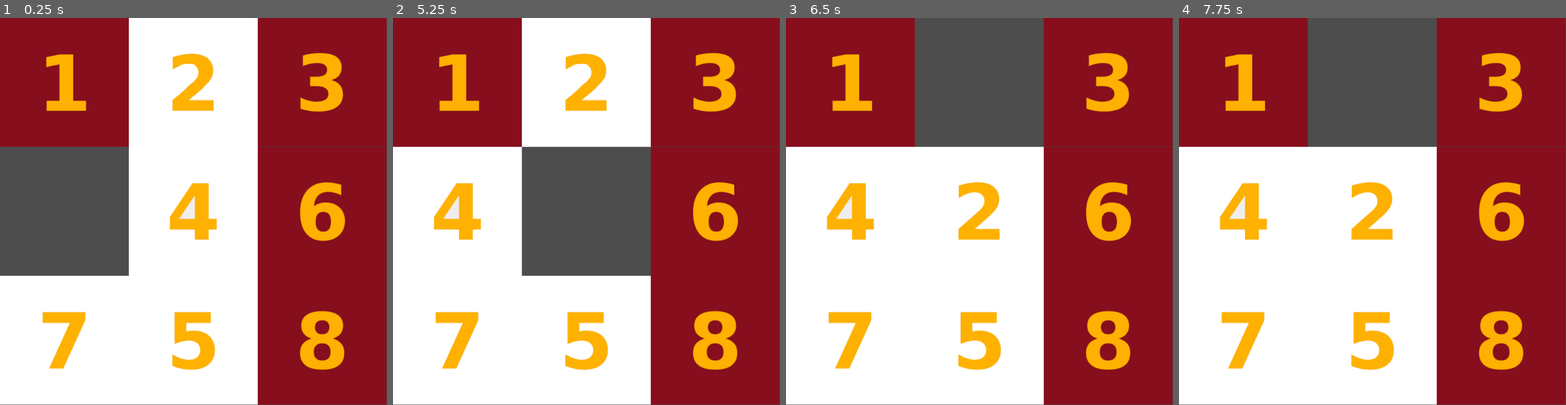
Above: before the commit, frames 1-4 (left to right).
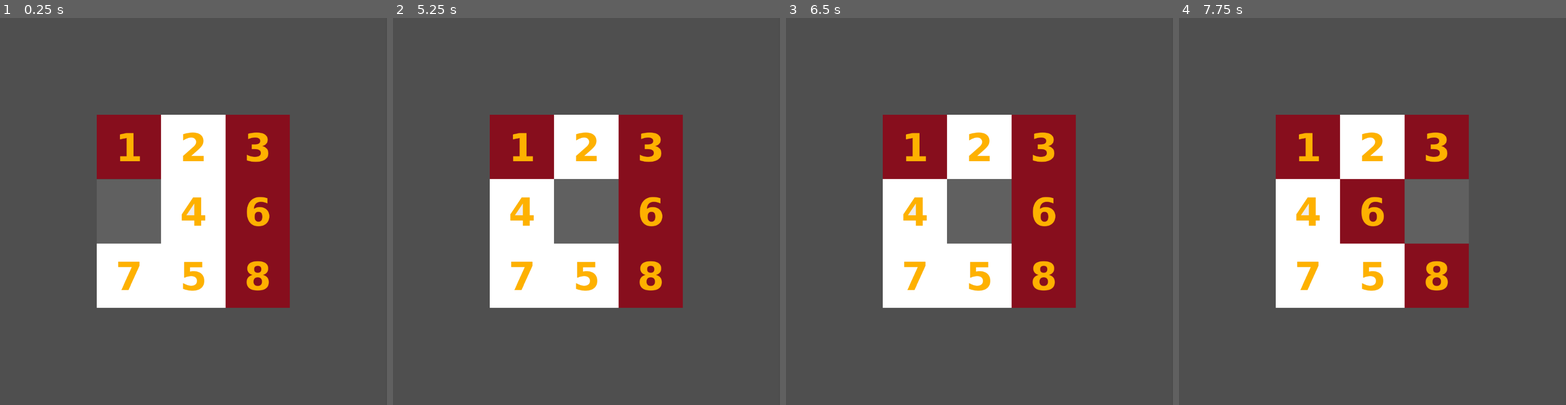
Above: after the commit, the same moments.

Repository: UMKC-GDT/Team2sprint
Game: Godot game, scene res://Minigame_scenes/Puzzle_Slider_Minigame/puzzle_slider.tscn
The game is run twice, just before and just after one commit, with the same random seed, the same clock (stepped at 60 frames per second) and the same inputs. This scene is started directly instead of the project's main scene.
Inputs (mouse positions are in pixels of both pictures, inside the frame that each line leads up to):
- Up to frame 1 (0.25 s): no input
- Up to frame 2 (5.25 s): tap Enter at 0.5, 2, 3.5 s; press the mouse at (586, 211) at 0.53 s; hold Right (move_right) 0.53-1.28 s; tap Space at 1.25, 2.75, 4.25 s; move the mouse to (509, 230) at 1.27 s; release the mouse at (509, 230) at 1.28 s; hold Down (move_down) 1.28-2.03 s; click (509, 230) at 1.35 s; move the mouse to (625, 126) at 2.02 s; press the mouse at (625, 126) at 2.03 s; hold Right (move_right) 2.03-2.78 s; move the mouse to (567, 288) at 2.77 s; release the mouse at (567, 288) at 2.78 s; hold W (move_up) 2.78-3.53 s; click (567, 288) at 2.85 s; move the mouse to (702, 269) at 3.52 s; press the mouse at (702, 269) at 3.53 s; hold Left (move_left) 3.53-5.03 s; move the mouse to (470, 153) at 4.27 s; release the mouse at (470, 153) at 4.28 s; click (470, 153) at 4.35 s; move the mouse to (605, 211) at 5.02 s; press the mouse at (605, 211) at 5.03 s; hold Down (move_down) from 5.03 s (still down)
- Up to frame 3 (6.5 s): move the mouse to (921, 114) at 5.77 s; release Down (move_down) at 5.78 s; release the mouse at (921, 114) at 5.78 s; hold Right (move_right) from 5.78 s (still down); click (921, 114) at 5.85 s
- Up to frame 4 (7.75 s): move the mouse to (1457, 192) at 6.52 s; release Right (move_right) at 6.53 s; press the mouse at (1457, 192) at 6.53 s; hold W (move_up) 6.53-7.28 s; move the mouse to (1295, 230) at 7.27 s; release the mouse at (1295, 230) at 7.28 s; hold Right (move_right) from 7.28 s (still down); click (1295, 230) at 7.35 s

The runs differ from the first frame. In frame 1, 77% of the frame differs, in the area x 0-100%, y 0-100%; in frame 2, 87%; in frame 3, 78%; in frame 4, 80%.

Commit message:
added the minigame

Diff:
--- a/Minigame_scenes/Puzzle_Slider_Minigame/puzzle_slider.gd
+++ b/Minigame_scenes/Puzzle_Slider_Minigame/puzzle_slider.gd
@@ -5,17 +5,16 @@
 var mouse = false
 
 const GRID_SIZE = 3
-const TILE_SIZE = 333.333333
-
+const TILE_SIZE = 166.665
+const PUZZLE_OFFSET = 250.0
 
 @onready var winning_screen: Sprite2D = $Winning_Screen
 
-
 func _ready():
+	$ColorRect.mouse_filter = Control.MOUSE_FILTER_IGNORE
 	start_game()
 
 func start_game():
-
 	winning_screen.visible = false
 
 	tiles = [
@@ -32,8 +31,6 @@
 
 	solved = tiles.duplicate()
 	shuffle_tiles()
-
-
 
 func shuffle_tiles():
 	var board_1 = [
@@ -67,8 +64,7 @@
 		board_4
 	]
 
-	var selected_board = boards[randi() % 4]
-
+	var selected_board = boards[randi() % boards.size()]
 	var original_positions = []
 
 	for tile in tiles:
@@ -78,70 +74,57 @@
 		var tile_number = selected_board[i]
 		tiles[i] = get_node("Tile" + str(tile_number))
 
-		var rows = i / GRID_SIZE
-		var cols = i % GRID_SIZE
-
-		var original_index = rows * GRID_SIZE + cols
+		var row = i / GRID_SIZE
+		var col = i % GRID_SIZE
+		var original_index = row * GRID_SIZE + col
 
 		tiles[i].position = original_positions[original_index]
 
-
-func _process(delta):
-	if Input.is_mouse_button_pressed(MOUSE_BUTTON_LEFT) and mouse:
-		var mouse_copy = mouse
+func _process(_delta):
+	if mouse:
+		var mouse_position = mouse
 		mouse = false
 
-		var rows = int(mouse_copy.position.y / TILE_SIZE)
-		var cols = int(mouse_copy.position.x / TILE_SIZE)
+		var local_x = mouse_position.x - PUZZLE_OFFSET
+		var local_y = mouse_position.y - PUZZLE_OFFSET
 
-		check_neighbours(rows, cols)
+		if local_x < 0 or local_x >= TILE_SIZE * GRID_SIZE:
+			return
+
+		if local_y < 0 or local_y >= TILE_SIZE * GRID_SIZE:
+			return
+
+		var row = int(local_y / TILE_SIZE)
+		var col = int(local_x / TILE_SIZE)
+
+		check_neighbours(row, col)
 
 		if tiles == solved:
 			winning_screen.visible = true
 			print("You win!")
 
+func check_neighbours(row, col):
+	var pos = row * GRID_SIZE + col
 
-func check_neighbours(rows, cols):
-	var empty = false
-	var done = false
+	if row < GRID_SIZE - 1:
+		if find_empty(pos + GRID_SIZE, pos):
+			return
 
-	var pos = rows * GRID_SIZE + cols
+	if row > 0:
+		if find_empty(pos - GRID_SIZE, pos):
+			return
 
-	while !empty and !done:
-		var new_pos = tiles[pos].position
+	if col < GRID_SIZE - 1:
+		if find_empty(pos + 1, pos):
+			return
 
-		# Down
-		if rows < GRID_SIZE - 1:
-			new_pos.y += TILE_SIZE
-			empty = find_empty(new_pos, pos)
-			new_pos.y -= TILE_SIZE
+	if col > 0:
+		if find_empty(pos - 1, pos):
+			return
 
-		# Up
-		if rows > 0 and !empty:
-			new_pos.y -= TILE_SIZE
-			empty = find_empty(new_pos, pos)
-			new_pos.y += TILE_SIZE
-
-		# Right
-		if cols < GRID_SIZE - 1 and !empty:
-			new_pos.x += TILE_SIZE
-			empty = find_empty(new_pos, pos)
-			new_pos.x -= TILE_SIZE
-
-		# Left
-		if cols > 0 and !empty:
-			new_pos.x -= TILE_SIZE
-			empty = find_empty(new_pos, pos)
-			new_pos.x += TILE_SIZE
-
-		done = true
-
-
-func find_empty(position, pos):
-	var new_rows = int(position.y / TILE_SIZE)
-	var new_cols = int(position.x / TILE_SIZE)
-
-	var new_pos = new_rows * GRID_SIZE + new_cols
+func find_empty(new_pos, pos):
+	if new_pos < 0 or new_pos >= tiles.size():
+		return false
 
 	if tiles[new_pos] == $Tile9:
 		swap_tiles(pos, new_pos)
@@ -149,10 +132,8 @@
 
 	return false
 
-
 func swap_tiles(tile_src, tile_dst):
 	var temp_pos = tiles[tile_src].position
-
 	tiles[tile_src].position = tiles[tile_dst].position
 	tiles[tile_dst].position = temp_pos
 
@@ -160,7 +141,7 @@
 	tiles[tile_src] = tiles[tile_dst]
 	tiles[tile_dst] = temp_tile
 
-
-func _input_event(viewport, event, shape_idx):
+func _input_event(_viewport, event, _shape_idx):
 	if event is InputEventMouseButton:
-		mouse = event
+		if event.button_index == MOUSE_BUTTON_LEFT and event.pressed:
+			mouse = event.position
--- a/Minigame_scenes/Puzzle_Slider_Minigame/puzzle_slider.tscn
+++ b/Minigame_scenes/Puzzle_Slider_Minigame/puzzle_slider.tscn
@@ -9,55 +9,75 @@
 [ext_resource type="Texture2D" uid="uid://djo7gi7s3qfyd" path="res://Minigame_scenes/Puzzle_Slider_Minigame/img/tile6.jpg" id="7_ryguw"]
 [ext_resource type="Texture2D" uid="uid://cvasf7sgr83el" path="res://Minigame_scenes/Puzzle_Slider_Minigame/img/tile7.jpg" id="8_d13ii"]
 [ext_resource type="Texture2D" uid="uid://dealaoqd0inss" path="res://Minigame_scenes/Puzzle_Slider_Minigame/img/tile8.jpg" id="9_1u8w0"]
-[ext_resource type="Texture2D" uid="uid://dmrfcqn32n11x" path="res://Minigame_scenes/Puzzle_Slider_Minigame/img/empty.jpg" id="10_0odxb"]
 
 [sub_resource type="RectangleShape2D" id="RectangleShape2D_3bac8"]
-size = Vector2(1000, 1000)
+size = Vector2(499, 499)
+
+[sub_resource type="Gradient" id="Gradient_2m1pc"]
+colors = PackedColorArray(0.70980394, 0.70980394, 0.70980394, 0.16862746, 0.70796657, 0.7079665, 0.7079665, 0.16862746)
+
+[sub_resource type="GradientTexture1D" id="GradientTexture1D_0k32s"]
+gradient = SubResource("Gradient_2m1pc")
 
 [node name="Main" type="Area2D" unique_id=1865724166]
 script = ExtResource("1_fshg2")
 
+[node name="ColorRect" type="ColorRect" parent="." unique_id=1431589444]
+offset_right = 996.0
+offset_bottom = 1001.0
+color = Color(0.3272991, 0.32729903, 0.32729918, 0.3882353)
+
 [node name="CollisionShape2D" type="CollisionShape2D" parent="." unique_id=1140077835]
-position = Vector2(500, 500)
+position = Vector2(499.5, 499.5)
 shape = SubResource("RectangleShape2D_3bac8")
 
 [node name="Tile1" type="Sprite2D" parent="." unique_id=1906621408]
-position = Vector2(166.5, 166.5)
+position = Vector2(333.25, 333.25)
+scale = Vector2(0.5, 0.5)
 texture = ExtResource("2_yaehf")
 
 [node name="Tile2" type="Sprite2D" parent="." unique_id=1378259595]
-position = Vector2(499.5, 167)
+position = Vector2(499.75, 333.25)
+scale = Vector2(0.5, 0.5)
 texture = ExtResource("3_074og")
 
 [node name="Tile3" type="Sprite2D" parent="." unique_id=1977338555]
-position = Vector2(832.5, 166)
+position = Vector2(666.25, 333.25)
+scale = Vector2(0.5, 0.5)
 texture = ExtResource("4_cegan")
 
 [node name="Tile4" type="Sprite2D" parent="." unique_id=426543069]
-position = Vector2(166.5, 499.5)
+position = Vector2(333.25, 499.75)
+scale = Vector2(0.5, 0.5)
 texture = ExtResource("5_82xsv")
 
 [node name="Tile5" type="Sprite2D" parent="." unique_id=1665836000]
-position = Vector2(499.5, 499.5)
+position = Vector2(499.75, 499.75)
+scale = Vector2(0.5, 0.5)
 texture = ExtResource("6_getpj")
 
 [node name="Tile6" type="Sprite2D" parent="." unique_id=1778779753]
-position = Vector2(832.5, 499.5)
+position = Vector2(666.25, 499.75)
+scale = Vector2(0.5, 0.5)
 texture = ExtResource("7_ryguw")
 
 [node name="Tile7" type="Sprite2D" parent="." unique_id=1433976145]
-position = Vector2(166.5, 832.5)
+position = Vector2(333.25, 666.25)
+scale = Vector2(0.5, 0.5)
 texture = ExtResource("8_d13ii")
 
 [node name="Tile8" type="Sprite2D" parent="." unique_id=1479523960]
-position = Vector2(499.5, 832.5)
+position = Vector2(499.75, 666.25)
+scale = Vector2(0.5, 0.5)
 texture = ExtResource("9_1u8w0")
 
 [node name="Tile9" type="Sprite2D" parent="." unique_id=564192695]
-position = Vector2(832.5, 832.5)
-texture = ExtResource("10_0odxb")
+position = Vector2(666, 666)
+scale = Vector2(0.64843744, 165.99997)
+texture = SubResource("GradientTexture1D_0k32s")
 
 [node name="Winning_Screen" type="Sprite2D" parent="." unique_id=1277814662]
-position = Vector2(501, 503)
-scale = Vector2(2.988, 3)
+visible = false
+position = Vector2(500, 499.50006)
+scale = Vector2(1.4954954, 1.4984986)
 texture = ExtResource("9_1u8w0")
--- a/Scenes/Character.tscn
+++ b/Scenes/Character.tscn
@@ -816,7 +816,7 @@
 "times": PackedFloat32Array(-0.03333333, 0.23333335, 0.5),
 "transitions": PackedFloat32Array(1, 1, 1),
 "update": 0,
-"values": [0.11170107, -0.11170107212763669, 0.11170107212763669]
+"values": [0.11170107, -0.11170107212763668, 0.11170107212763668]
 }
 
 [sub_resource type="AnimationLibrary" id="AnimationLibrary_4b18b"]
--- a/Scenes/bedrooom_objects/dresser.tscn
+++ b/Scenes/bedrooom_objects/dresser.tscn
@@ -13,5 +13,6 @@
 [node name="CollisionPolygon2D" type="CollisionPolygon2D" parent="Area2D" unique_id=1548077091]
 polygon = PackedVector2Array(-20.528028, -16.079844, -21.772152, -6.674652, -24.571428, 6.9780455, -0.31103075, 17.900204, 12.44123, 13.652698, 11.819168, -1.8203597)
 
+[connection signal="input_event" from="Area2D" to="." method="_on_area_2d_input_event"]
 [connection signal="mouse_entered" from="Area2D" to="." method="_on_area_2d_mouse_entered"]
 [connection signal="mouse_exited" from="Area2D" to="." method="_on_area_2d_mouse_exited"]
--- a/Scripts/bedroom_objects/dresser.gd
+++ b/Scripts/bedroom_objects/dresser.gd
@@ -1,15 +1,43 @@
 extends Sprite2D
 
-@export var highlight_texture:Texture2D
+@export var highlight_texture: Texture2D
 
-@onready var main_texture:Texture2D = self.texture
+@onready var main_texture: Texture2D = self.texture
+
+const PUZZLE_SLIDER = preload("uid://cjrohpooys7ow")
 
 var mouse_on = false
+var minigame_instantiated = false
+
+var text = [
+	"inside of me is a puzzle",
+	"slide the tiles to see the picture",
+	"be carefulllll"
+]
+
+var dialogue_run_count = 0
+
 
 func _on_area_2d_mouse_entered() -> void:
 	mouse_on = true
 	self.texture = highlight_texture
 
+
 func _on_area_2d_mouse_exited() -> void:
 	mouse_on = false
 	self.texture = main_texture
+
+
+func _on_area_2d_input_event(viewport: Node, event: InputEvent, shape_idx: int) -> void:
+	if event is InputEventMouseButton:
+		if event.button_index == MOUSE_BUTTON_LEFT and event.pressed:
+
+			if dialogue_run_count < text.size():
+				%DialogueBox.trigger_dialogue(text, dialogue_run_count > 0)
+				dialogue_run_count += 1
+				return
+
+			if not minigame_instantiated:
+				var minigame = PUZZLE_SLIDER.instantiate()
+				get_tree().current_scene.add_child(minigame)
+				minigame_instantiated = true
